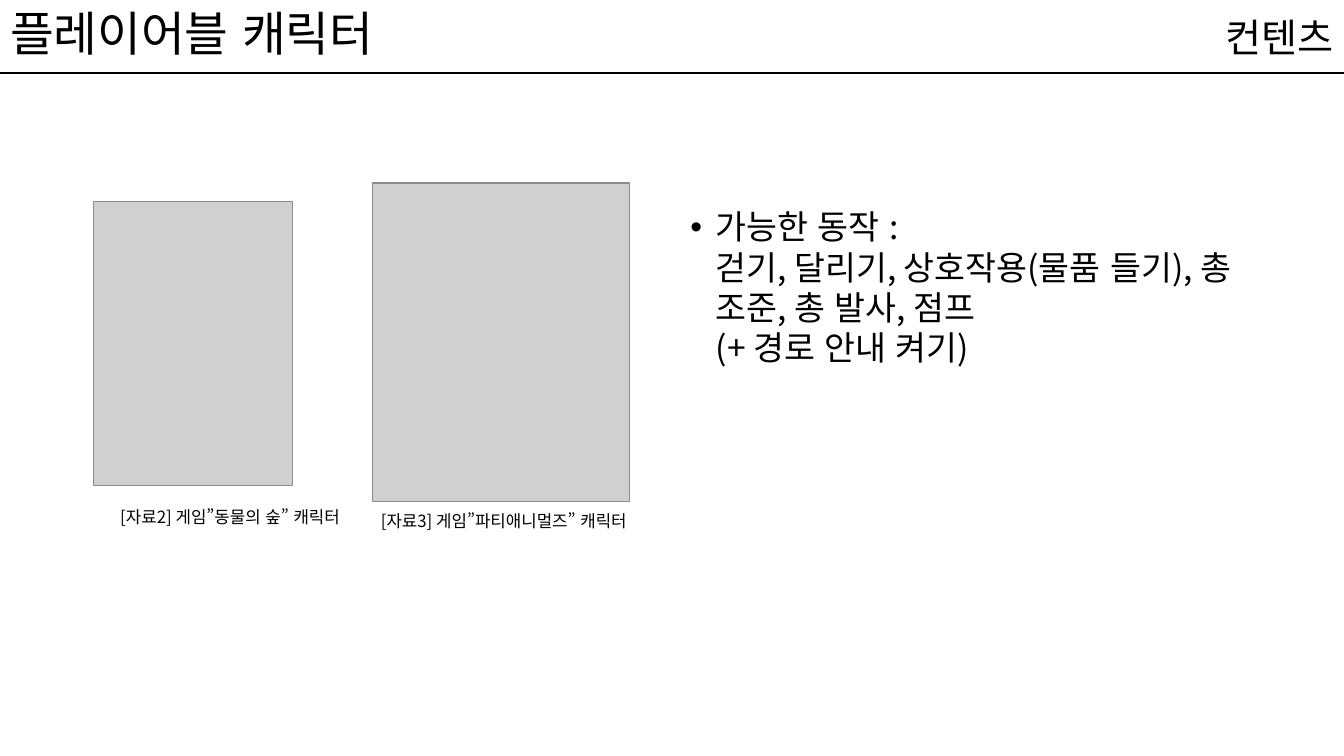
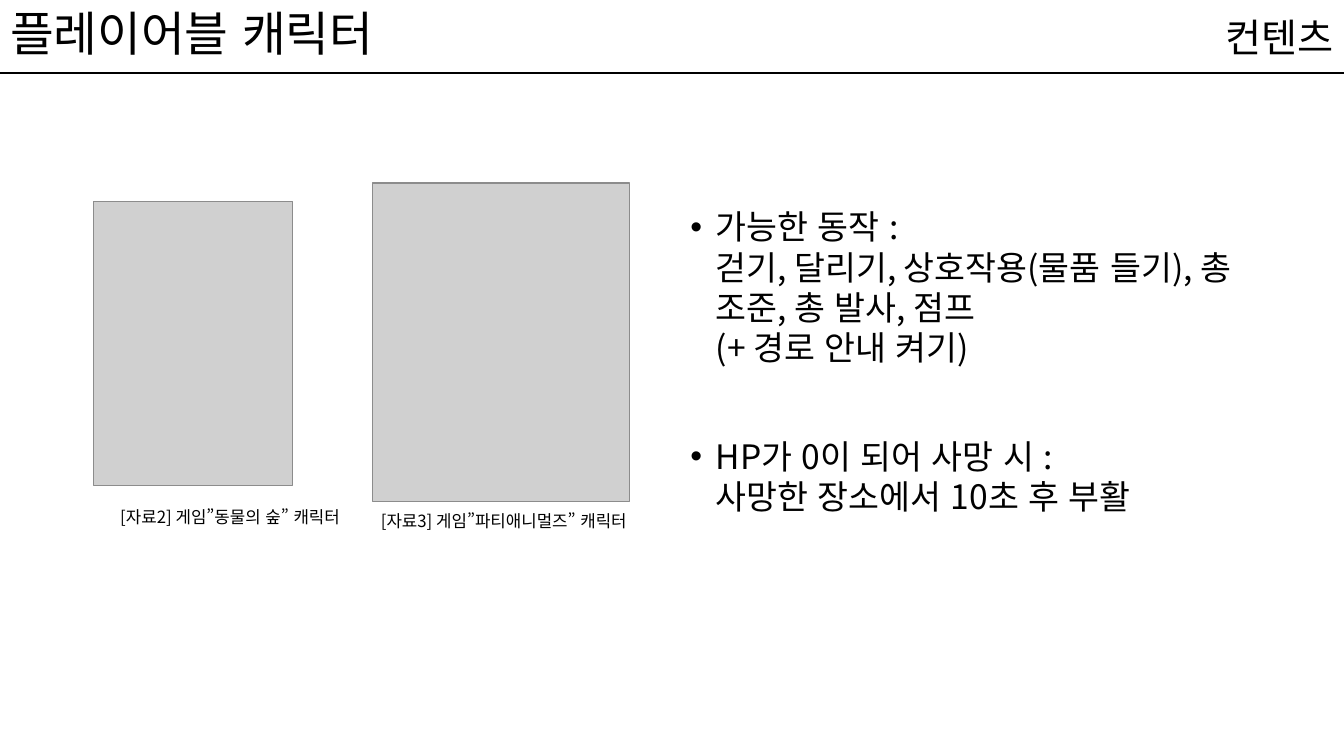
Before and after one commit to kwakyerin/2026_Graduation_Project, a slide deck: slide 9 of documents/HyunahKwon/design/designing/for_teammates/프로토타입_기획.pptx. Drawn at 1344x756 pixels with LibreOffice and Linux fonts; fonts in the diff are those of the drawing; grey boxes stand for pictures. Boxes give left, top, right and bottom in pixels: in the first picture for what was removed or moved away, otherwise in the second. Text is boxed around its words. In the diff, an @@ line names an element or a change of style, - is before the commit and + after.

```diff
--- a/documents/HyunahKwon/design/designing/for_teammates/프로토타입_기획.pptx
+++ b/documents/HyunahKwon/design/designing/for_teammates/프로토타입_기획.pptx
@@ text at (716,441,1131,512): paragraph added @@
+• HP가 0이 되어 사망 시 :
+  사망한 장소에서 10초 후 부활
```
Also in this commit, not shown: 3 other slides changed, 1 slide added, 1 other file.
